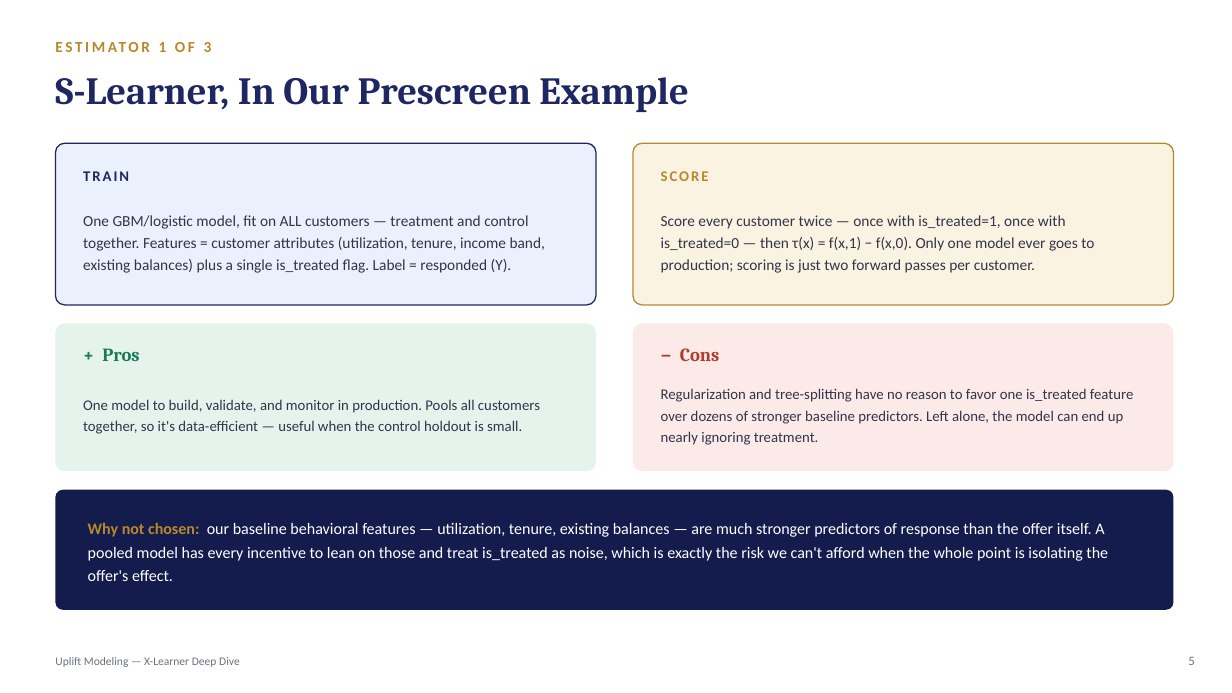
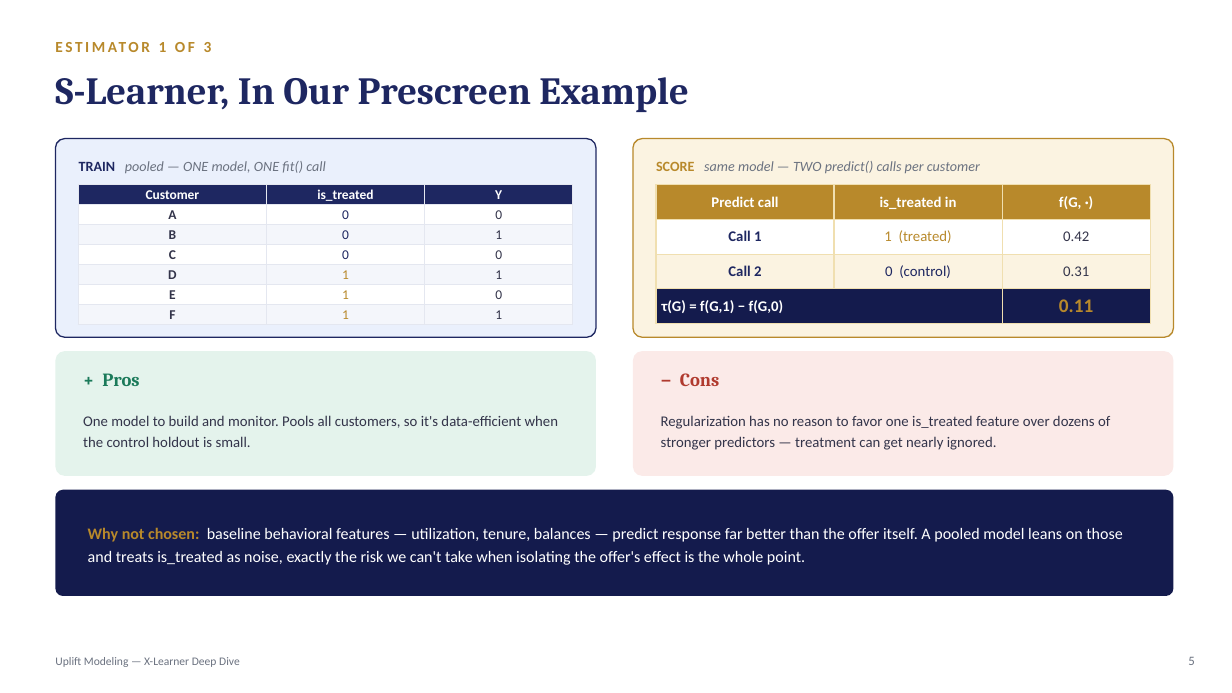
Before and after one commit to crystal1361/uplift-model, a slide deck: slide 5 of uplift_model_deck.pptx. Drawn at 1232x693 pixels with LibreOffice and Linux fonts; fonts in the diff are those of the drawing. Boxes give left, top, right and bottom in pixels: in the first picture for what was removed or moved away, otherwise in the second. Text is boxed around its words. In the diff, an @@ line names an element or a change of style, - is before the commit and + after.

```diff
--- a/uplift_model_deck.pptx
+++ b/uplift_model_deck.pptx
@@ rounded rectangle: place and size @@
-rounded rectangle at (55, 143, 596, 305)
+rounded rectangle at (55, 139, 596, 337)
@@ proportions changed in 5 elements at (55, 490, 1174, 596), (55, 351, 596, 476), (633, 351, 1174, 476), (55, 139, 596, 337), (633, 139, 1174, 337) @@
@@ rounded rectangle: place and size @@
-rounded rectangle at (633, 143, 1174, 305)
+rounded rectangle at (633, 139, 1174, 337)
@@ text at (79, 161, 326, 173): text changed; size 11.5 to 11 pt; text colour #1E2761 to #6B7280; bold off; italic on @@
-TRAIN
+TRAIN pooled — ONE model, ONE fit() call
@@ text at (656, 161, 980, 173): text changed; size 11.5 to 11 pt; text colour #B8892B to #6B7280; bold off; italic on @@
-SCORE
+SCORE same model — TWO predict() calls per customer
@@ table added at (79, 185, 572, 323), 7 rows, 3 columns @@
+Customer | is_treated | Y
+A | 0 | 0
+B | 0 | 1
+C | 0 | 0
+D | 1 | 1
+E | 1 | 0
+F | 1 | 1
@@ table added at (656, 185, 1151, 323), 4 rows, 3 columns @@
+Predict call | is_treated in | f(G, ·)
+Call 1 | 1 (treated) | 0.42
+Call 2 | 0 (control) | 0.31
+τ(G) = f(G,1) − f(G,0) |  | 0.11
@@ text removed at (83, 215, 545, 273) @@
-One GBM/logistic model, fit on ALL customers — treatment and control together. Features = customer attributes (utilization, tenure, income band, existing balances) plus a single is_treated flag. Label = responded (Y).
@@ text removed at (661, 215, 1094, 273) @@
-Score every customer twice — once with is_treated=1, once with is_treated=0 — then τ(x) = f(x,1) − f(x,0). Only one model ever goes to production; scoring is just two forward passes per customer.
@@ rounded rectangle: place and size @@
-rounded rectangle at (55, 323, 596, 471)
+rounded rectangle at (55, 351, 596, 476)
@@ rounded rectangle: place and size @@
-rounded rectangle at (633, 323, 1174, 471)
+rounded rectangle at (633, 351, 1174, 476)
@@ text "+ Pros": place and size @@
-text "+ Pros" at (102, 348, 139, 361)
+text "+ Pros" at (102, 373, 139, 386)
@@ text "− Cons": place and size @@
-text "− Cons" at (680, 348, 720, 361)
+text "− Cons" at (680, 373, 720, 386)
@@ text at (83, 415, 558, 447): text changed @@
-One model to build, validate, and monitor in production. Pools all customers together, so it's data-efficient — useful when the control holdout is small.
+One model to build and monitor. Pools all customers, so it's data-efficient when the control holdout is small.
@@ text at (661, 415, 1110, 450): text changed @@
-Regularization and tree-splitting have no reason to favor one is_treated feature over dozens of stronger baseline predictors. Left alone, the model can end up nearly ignoring treatment.
+Regularization has no reason to favor one is_treated feature over dozens of stronger predictors — treatment can get nearly ignored.
@@ rounded rectangle: place and size @@
-rounded rectangle at (55, 490, 1174, 610)
+rounded rectangle at (55, 490, 1174, 596)
@@ text at (88, 527, 1122, 565): text changed @@
-Why not chosen: our baseline behavioral features — utilization, tenure, existing balances — are much stronger predictors of response than the offer itself. A pooled model has every incentive to lean on those and treat is_treated as noise, which is exactly the risk we can't afford when the whole point is isolating the offer's effect.
+Why not chosen: baseline behavioral features — utilization, tenure, balances — predict response far better than the offer itself. A pooled model leans on those and treats is_treated as noise, exactly the risk we can't take when isolating the offer's effect is the whole point.
```
Also in this commit, not shown: 1 other slide changed, 1 other file.
